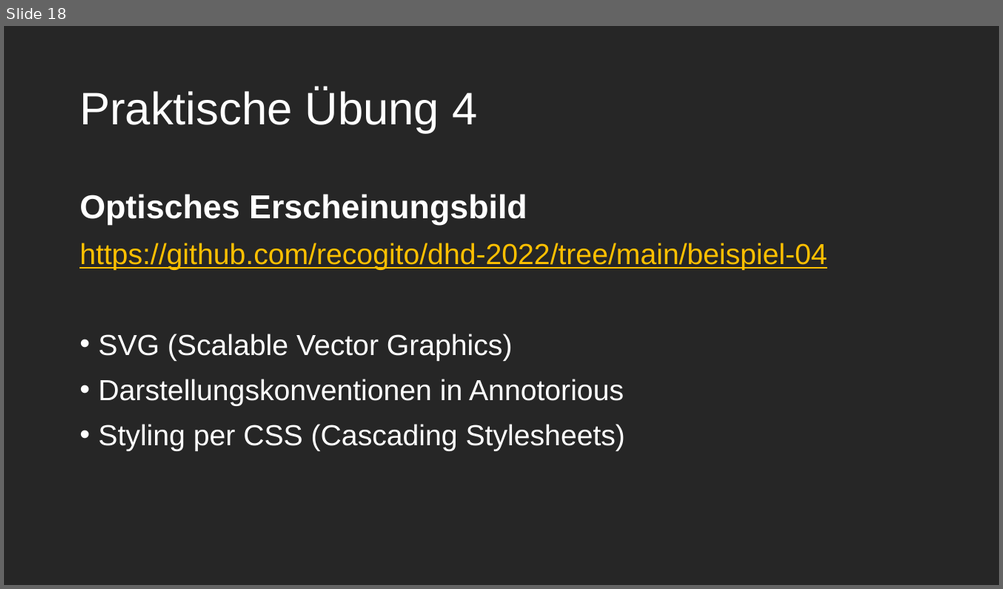
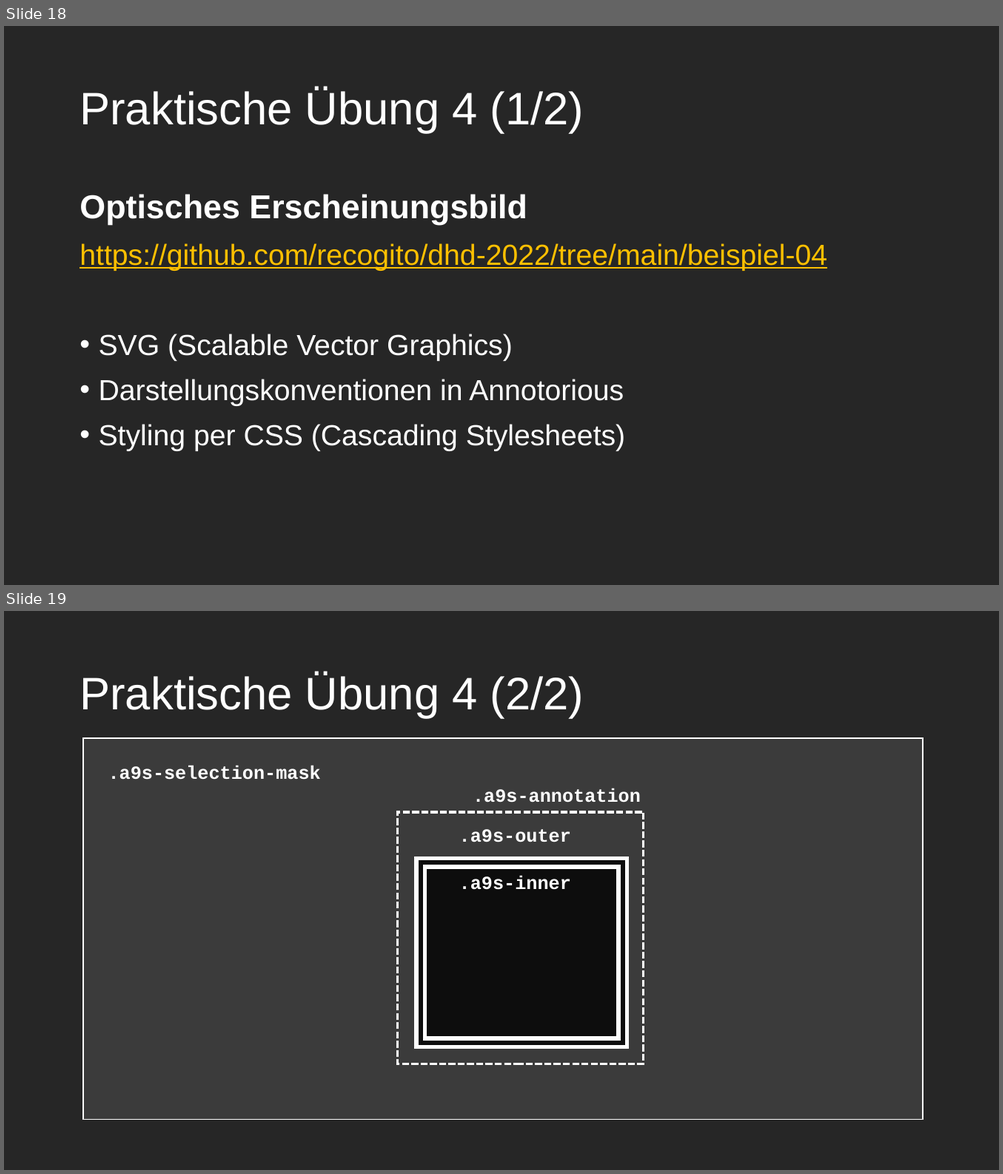
Before and after one commit to rsimon/dhd-2022, a slide deck: Annotorious-Intro-DHd.pptx. Shown one above the other, each under a label of ours: slide 18 before the commit, slides 18 and 19 after it. The pictures are 1003x589 and 1003x1174 pixels, drawn with LibreOffice and Linux fonts; fonts in the diff are those of the drawing. Boxes give left, top, right and bottom in pixels: in the first picture for what was removed or moved away, otherwise in the second. Text is boxed around its words. In the diff, an @@ line names an element or a change of style, - is before the commit and + after.

```diff
--- a/Annotorious-Intro-DHd.pptx
+++ b/Annotorious-Intro-DHd.pptx
@@ slide 19 added at [4,611,999,1170], background #262626 @@
@@ title added at [79,673,584,718], 44 pt, text #FFFFFF @@
+Praktische Übung 4 (2/2)
@@ rectangle added at [83,738,922,1120], fill #F8F8F8 at 10% opacity, outline #FFFFFF 1 pt @@
@@ rectangle added at [83,738,922,1120], outline #FFFFFF 1 pt @@
@@ text added at [108,766,321,780], 18 pt, text #FFFFFF, bold @@
+.a9s-selection-mask
@@ text added at [472,788,640,803], 18 pt, text #FFFFFF, bold @@
+.a9s-annotation
@@ rectangle added at [397,812,643,1065], outline #FFFFFF 2.25 pt dashed @@
@@ text added at [459,829,571,843], 18 pt, text #FFFFFF, bold @@
+.a9s-outer
@@ rectangle added at [421,863,623,1044], fill #0D0D0D, outline #FFFFFF 12 pt @@
@@ rectangle added at [421,863,623,1044], outline #0D0D0D 4 pt @@
@@ text added at [459,876,571,890], 18 pt, text #FFFFFF, bold @@
+.a9s-inner
@@ slide 18 changed as well @@
@@ title at [79,88,584,133]: text changed @@
-Praktische Übung 4
+Praktische Übung 4 (1/2)
```
Also in this commit, not shown: 6 other slides changed.
